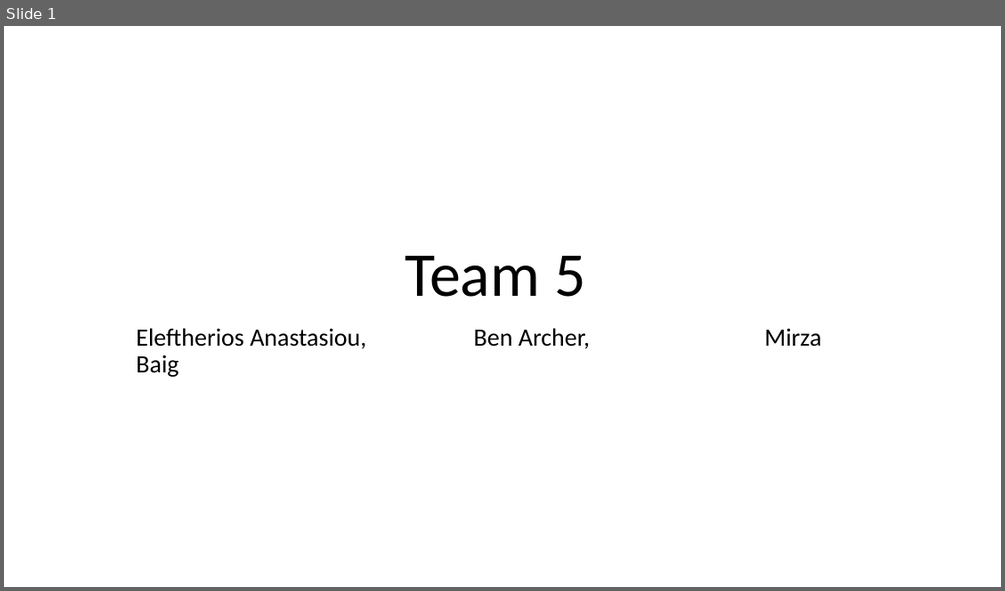
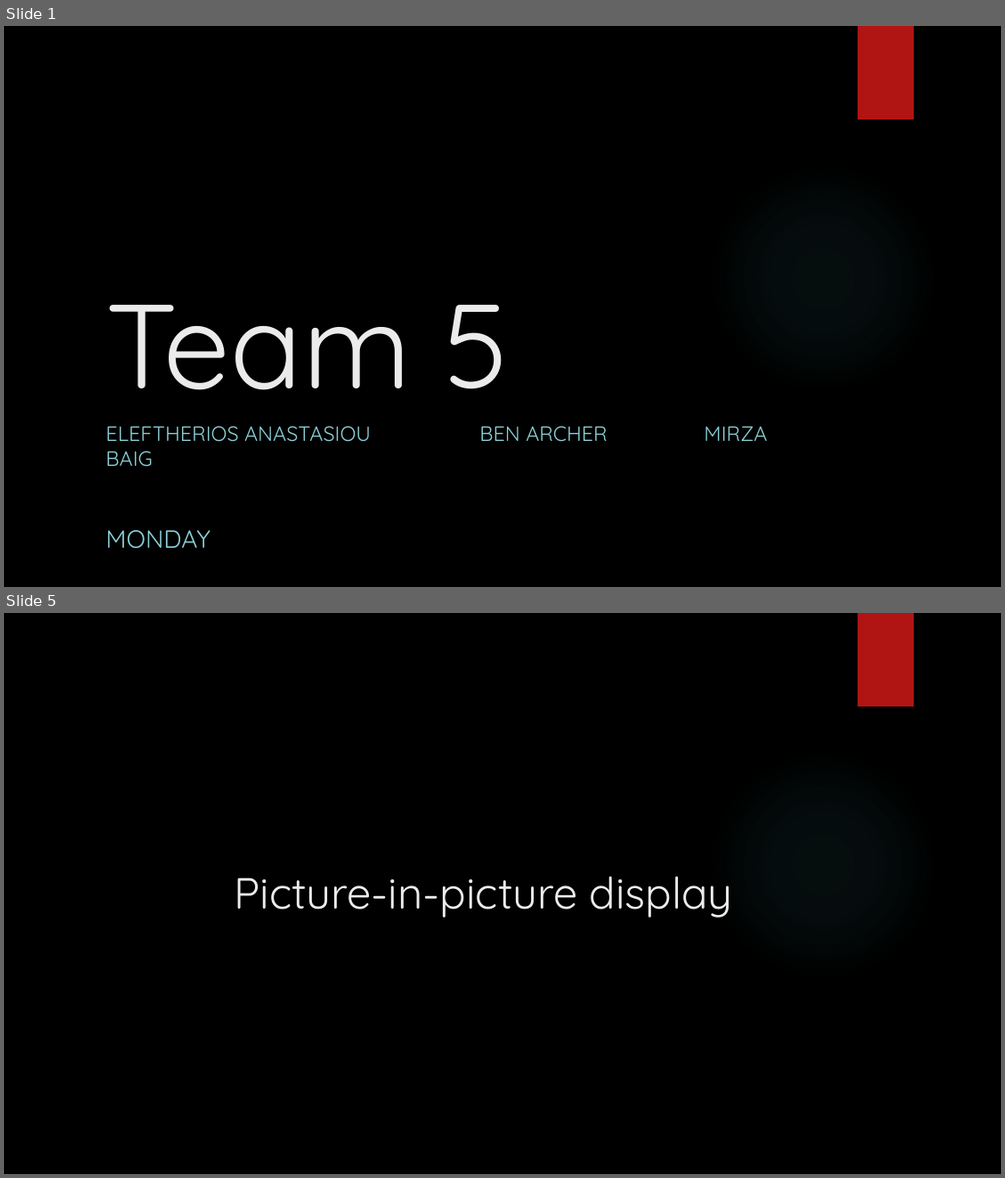
Before and after one commit to Archer-Ben/IndustryProject, a slide deck: Team 5 team project.pptx. Shown one above the other, each under a label of ours: slide 1 before the commit, slides 1 and 5 after it; the slides between them are not shown. The pictures are 1005x591 and 1005x1178 pixels, drawn with LibreOffice and Linux fonts; fonts in the diff are those of the drawing; background and template pictures are left out. Boxes give left, top, right and bottom in pixels: in the first picture for what was removed or moved away, otherwise in the second. Text is boxed around its words. In the diff, an @@ line names an element or a change of style, - is before the commit and + after.

```diff
--- a/Team 5 team project.pptx
+++ b/Team 5 team project.pptx
@@ slide 5 added at <box>4,613,1001,1174</box>, background picture (left out); not listed: 2 template elements that a slide beside it also shows @@
@@ title added at <box>234,876,732,917</box>, 42 pt, text #EBEBEB @@
+Picture-in-picture display
@@ slide 1 changed as well @@
@@ background #FFFFFF to picture (left out) @@
@@ rectangle added at <box>858,26,914,119</box>, fill #B01513 @@
@@ title "Team 5": place and size @@
-title "Team 5" at <box>404,256,585,297</box>
+title "Team 5" at <box>105,305,510,390</box>
@@ title "Team 5" at <box>105,305,510,390</box>: size 60 to 115 pt, font Calibri to Quicksand, text colour #000000 to #EBEBEB; alignment centre to left; line spacing 0.9 to 1 @@
@@ ellipse added at <box>708,163,938,394</box>, fill gradient #50B9C1 @@
@@ subtitle at <box>105,426,767,442</box>: text changed; size 24 to 20 pt; font Calibri to Quicksand; text colour #000000 to #8AD0D6 @@
-Eleftherios Anastasiou, Ben Archer, Mirza Baig
+ELEFTHERIOS ANASTASIOU BEN ARCHER MIRZA BAIG
+MONDAY
```
Also in this commit, not shown: 9 other slides added.
